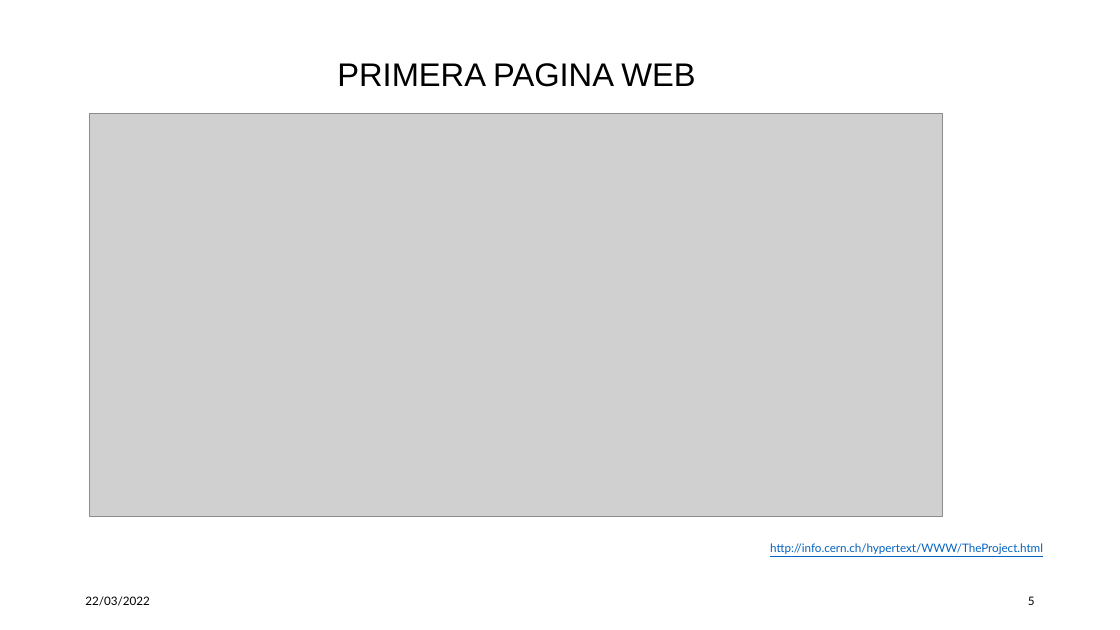
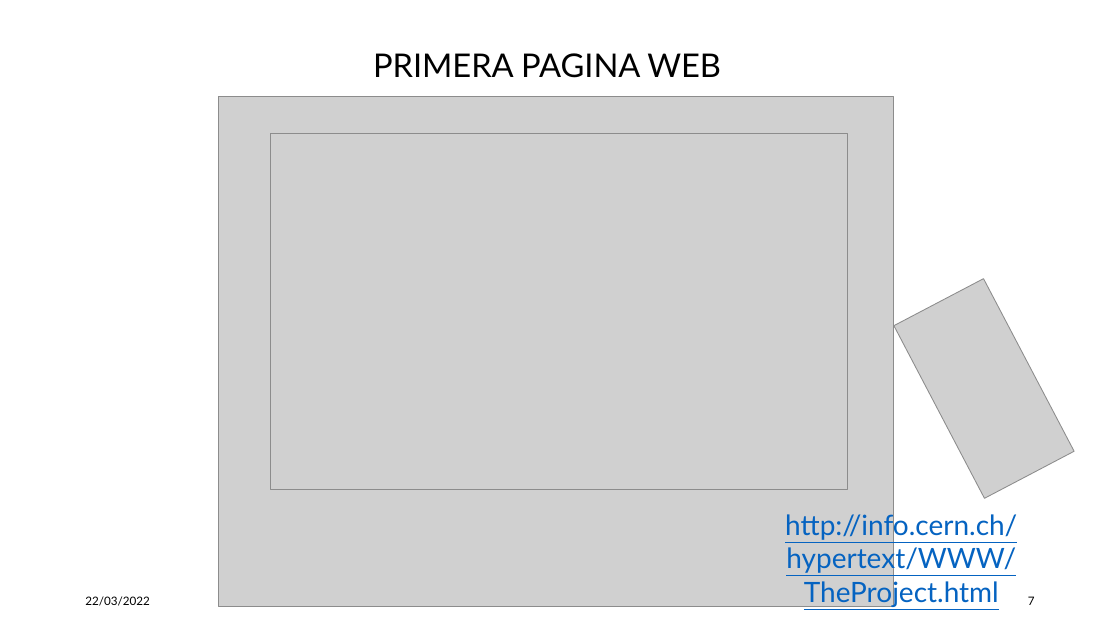
Before and after one commit to albertoicg01/DesarrolloWeb2022-2, a slide deck: slide 7 of Presentacion/HTML Y CSS.pptx (slide 5 before the commit). Drawn at 1120x630 pixels with LibreOffice and Linux fonts; fonts in the diff are those of the drawing; grey boxes stand for pictures. Boxes give left, top, right and bottom in pixels: in the first picture for what was removed or moved away, otherwise in the second. Text is boxed around its words. In the diff, an @@ line names an element or a change of style, - is before the commit and + after.

```diff
--- a/Presentacion/HTML Y CSS.pptx
+++ b/Presentacion/HTML Y CSS.pptx
@@ text "PRIMERA PAGINA WEB": place and size @@
-text "PRIMERA PAGINA WEB" at <box>337,63,695,87</box>
+text "PRIMERA PAGINA WEB" at <box>373,53,721,78</box>
@@ text "PRIMERA PAGINA WEB" at <box>373,53,721,78</box>: font Arial to Lato @@
@@ picture added at <box>218,97,894,607</box> @@
@@ picture: place and size @@
-picture at <box>90,113,943,517</box>
+picture at <box>271,134,848,489</box>
@@ picture added at <box>894,278,1075,498</box> @@
@@ text "http://info.cern.ch/hypertext/WWW/TheProject.html": place and size @@
-text "http://info.cern.ch/hypertext/WWW/TheProject.html" at <box>770,543,1043,554</box>
+text "http://info.cern.ch/hypertext/WWW/TheProject.html" at <box>785,510,1017,608</box>
@@ text "http://info.cern.ch/hypertext/WWW/TheProject.html" at <box>785,510,1017,608</box>: size 10 to 24 pt @@
@@ page number at <box>1028,596,1035,605</box>: text changed @@
-5
+7
```
Also in this commit, not shown: 9 other slides changed, 6 slides added.
